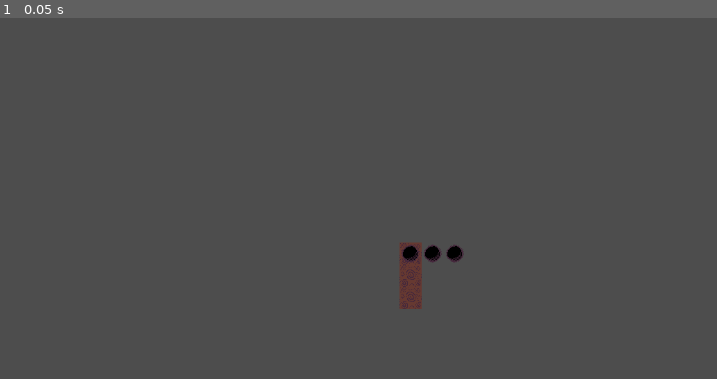
Above: before the commit, frame 1.
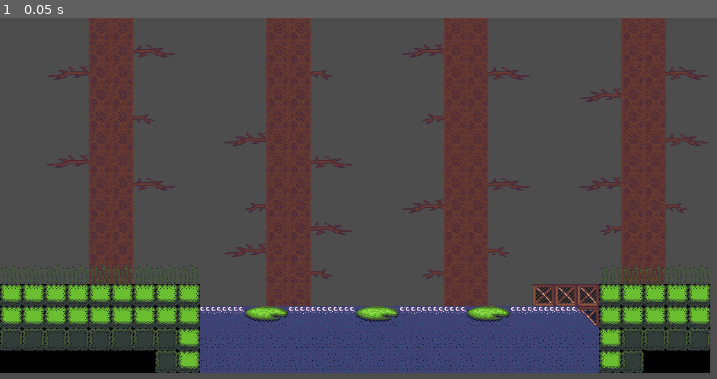
Above: after the commit, the same moment.

Repository: dnevill/lydlgamejam70
Game: Godot game, scene res://Node_World.tscn
Two runs of this game, one before a commit and one after it. Both use one fixed random seed, a clock stepped at 60 frames per second and the inputs below.
Inputs:
- Up to frame 1 (0.05 s): no input

The runs differ from the first frame. In frame 1, 42% of the frame differs, in the area x 0-100%, y 0-99%.

Commit message:
Fixes to map drawing code

Diff:
--- a/Node_World.tscn
+++ b/Node_World.tscn
@@ -10,14 +10,13 @@
 tile_set = ExtResource("2_aek0l")
 rendering_quadrant_size = 32
 format = 2
-layer_0/tile_data = PackedInt32Array(0, 262144, 1, 65536, 262144, 1, 131072, 262144, 1)
 
 [node name="ForegroundMap" type="TileMap" parent="."]
 tile_set = ExtResource("2_aek0l")
 rendering_quadrant_size = 32
 format = 2
-layer_0/tile_data = PackedInt32Array(0, 262144, 0, 1, 262144, 0, 2, 262144, 0)
 
 [node name="Camera2D" type="Camera2D" parent="."]
+anchor_mode = 0
 
 [connection signal="ready" from="." to="." method="_on_World_ready"]
--- a/Scripts/Node_World.gd
+++ b/Scripts/Node_World.gd
@@ -39,6 +39,9 @@
 	pass;
 	assert(LAYER_INDEX_FOREGROUND != null);
 
+	print("LAYER_INDEX_FOREGROUND "+str(LAYER_INDEX_FOREGROUND));
+	print("LAYER_INDEX_BACKGROUND "+str(LAYER_INDEX_BACKGROUND));
+
 	# populate tiles
 	var iy = 0;
 	var ix = 0;
@@ -47,12 +50,12 @@
 	for i in range(0, (MAP_WIDTH * MAP_HEIGHT)):
 		iFG = int(JSON_FILE["layers"][LAYER_INDEX_FOREGROUND]["data"][i])-1;
 		if(iFG > -1):
-			$ForegroundMap.set_cell(0,Vector2i(ix,iy),iFG);
+			$ForegroundMap.set_cell(0,Vector2i(ix,iy),0,Vector2i(iFG % 10,iFG / 10));
 			print("Placing FG "+str(iFG)+" at "+str(ix)+","+str(iy));
-		if(LAYER_INDEX_BACKGROUND):
+		if(LAYER_INDEX_BACKGROUND != null):
 			iBG = int(JSON_FILE["layers"][LAYER_INDEX_BACKGROUND]["data"][i])-1;
 			if(iBG > -1):
-				$BackgroundMap.set_cell(0,Vector2i(ix,iy),iBG);
+				$BackgroundMap.set_cell(0,Vector2i(ix,iy),0,Vector2i(iBG % 10,iBG / 10));
 				print("Placing BG "+str(iBG)+" at "+str(ix)+","+str(iy));
 		ix = ix + 1;
 		if(ix == MAP_WIDTH):
